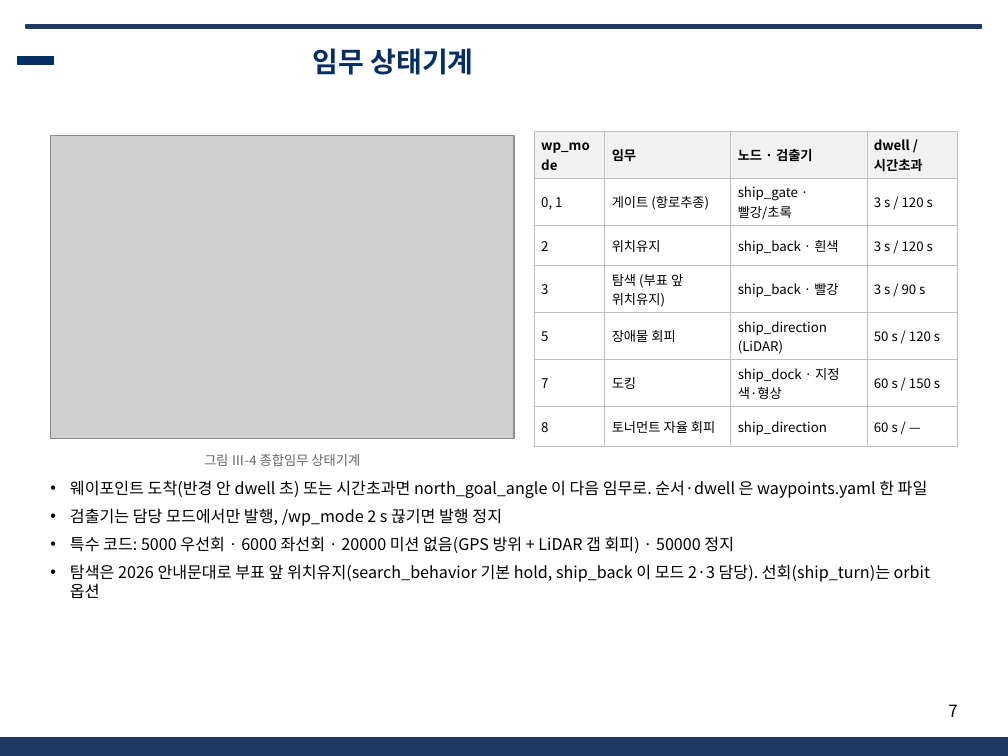
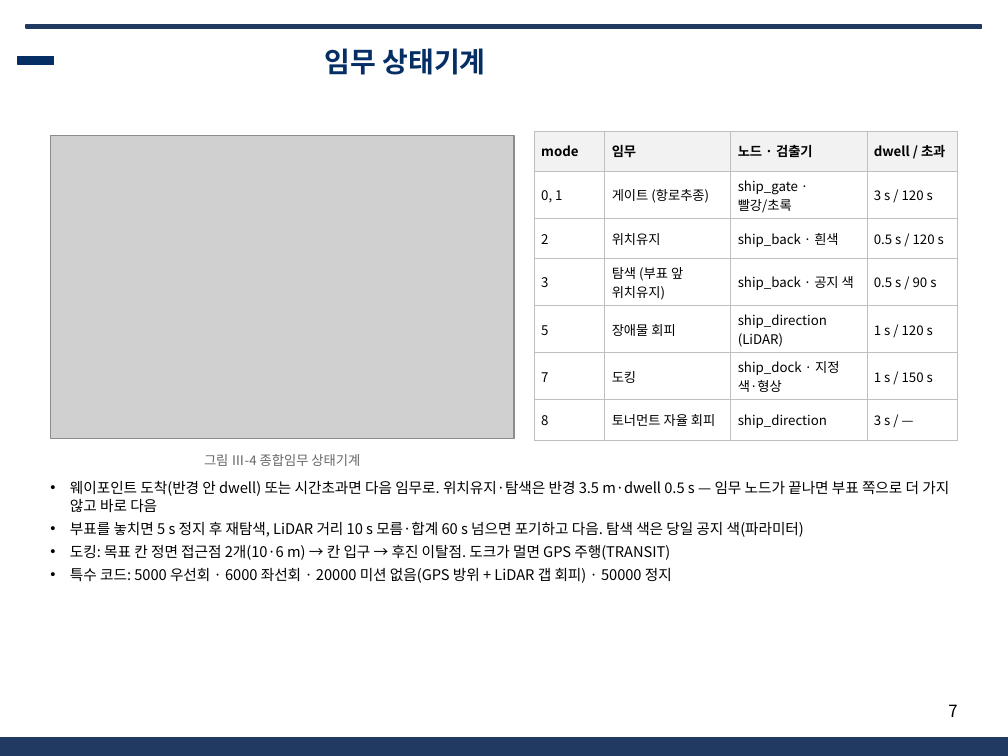
Before and after one commit to unmatsutake377-rgb/ros2_ws, a slide deck: slide 7 of docs/전달용/보고서_분담/발표자료_SSF_A.pptx. Drawn at 1008x756 pixels with LibreOffice and Linux fonts; fonts in the diff are those of the drawing; grey boxes stand for pictures; background and template pictures are left out. Boxes give left, top, right and bottom in pixels: in the first picture for what was removed or moved away, otherwise in the second. Text is boxed around its words. In the diff, an @@ line names an element or a change of style, - is before the commit and + after.

```diff
--- a/docs/전달용/보고서_분담/발표자료_SSF_A.pptx
+++ b/docs/전달용/보고서_분담/발표자료_SSF_A.pptx
@@ title "임무 상태기계": place and size @@
-title "임무 상태기계" at [312,48,473,75]
+title "임무 상태기계" at [325,48,485,75]
@@ table at [534,131,958,432] @@
-row 1, column 1: wp_mode
+row 1, column 1: mode
-row 1, column 4: dwell / 시간초과
+row 1, column 4: dwell / 초과
-row 3, column 4: 3 s / 120 s
+row 3, column 4: 0.5 s / 120 s
-row 4, column 3: ship_back · 빨강
+row 4, column 3: ship_back · 공지 색
-row 4, column 4: 3 s / 90 s
+row 4, column 4: 0.5 s / 90 s
-row 5, column 4: 50 s / 120 s
+row 5, column 4: 1 s / 120 s
-row 6, column 4: 60 s / 150 s
+row 6, column 4: 1 s / 150 s
-row 7, column 4: 60 s / —
+row 7, column 4: 3 s / —
@@ text at [70,480,949,560]: text changed; size 11.5 to 10.5 pt @@
-• 웨이포인트 도착(반경 안 dwell 초) 또는 시간초과면 north_goal_angle 이 다음 임무로. 순서·dwell 은 waypoints.yaml 한 파일
-• 검출기는 담당 모드에서만 발행, /wp_mode 2 s 끊기면 발행 정지
+• 웨이포인트 도착(반경 안 dwell) 또는 시간초과면 다음 임무로. 위치유지·탐색은 반경 3.5 m·dwell 0.5 s — 임무 노드가 끝나면 부표 쪽으로 더 가지 않고 바로 다음
+• 부표를 놓치면 5 s 정지 후 재탐색, LiDAR 거리 10 s 모름·합계 60 s 넘으면 포기하고 다음. 탐색 색은 당일 공지 색(파라미터)
+• 도킹: 목표 칸 정면 접근점 2개(10·6 m) → 칸 입구 → 후진 이탈점. 도크가 멀면 GPS 주행(TRANSIT)
@@ text at [70,564,930,598]: paragraph removed @@
-• 탐색은 2026 안내문대로 부표 앞 위치유지(search_behavior 기본 hold, ship_back 이 모드 2·3 담당). 선회(ship_turn)는 orbit 옵션
@@ text at [70,568,672,583]: size 11.5 to 10.5 pt in "특수 코드: 5000 우선회 · 6000 좌선회 ..."; less space between paragraphs @@
```
Also in this commit, not shown: 10 other slides changed, 6 other files.
